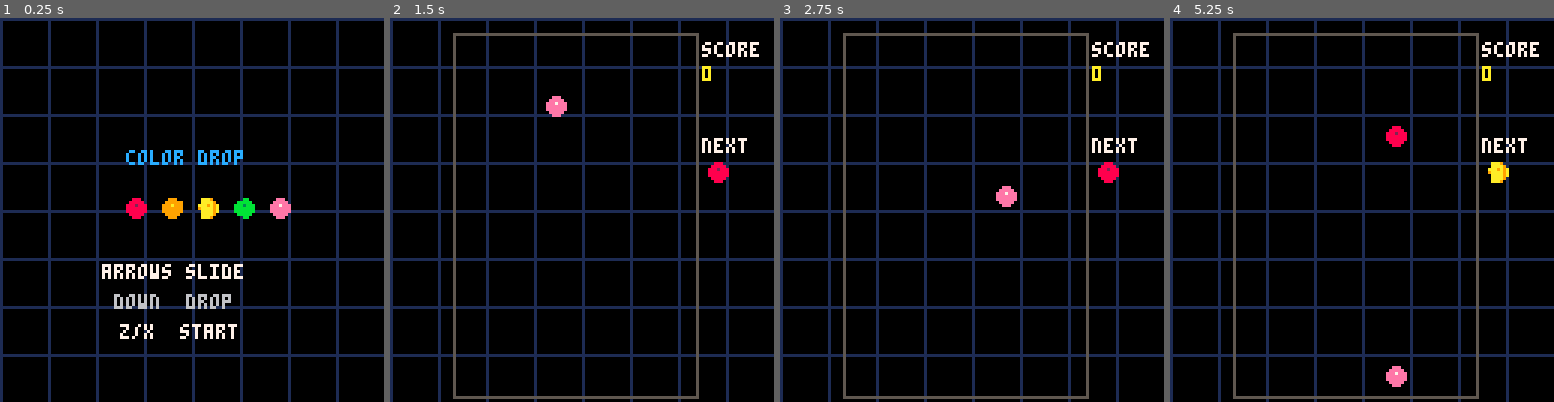
Above: before the commit, frames 1-4 (left to right).
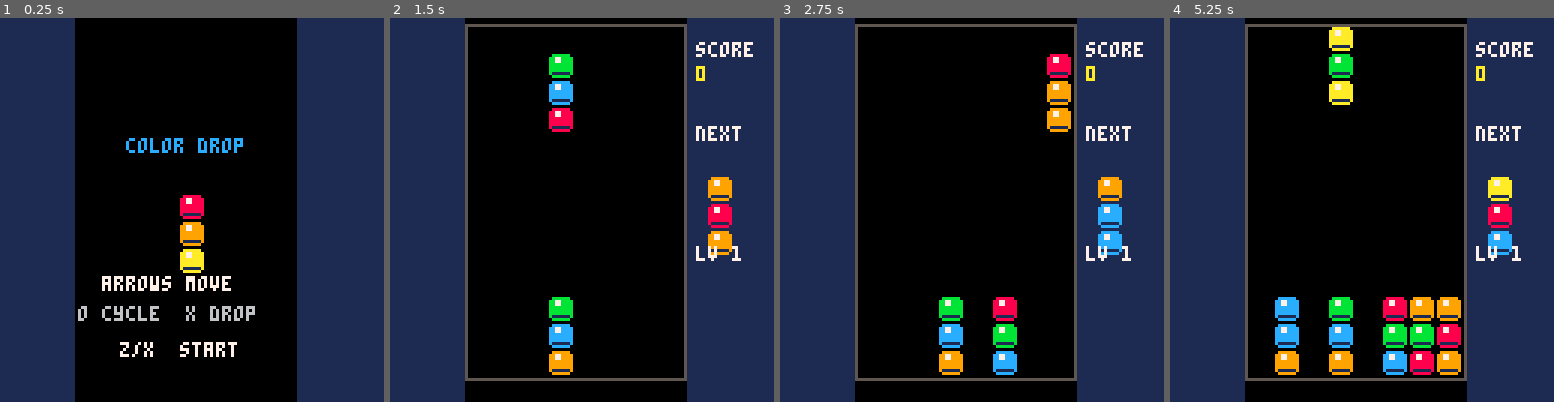
Above: after the commit, the same moments.

Repository: monteslu/romdev
Game: PICO-8 cartridge packages/romdevtools/examples/pico8/templates/puzzle.p8
Two runs of this game, one before a commit and one after it. Both use one fixed random seed, a clock stepped at 60 frames per second and the inputs below.
Inputs:
- Up to frame 1 (0.25 s): no input
- Up to frame 2 (1.5 s): tap X (X key) at 0.33, 1.07 s; tap O (Z key) at 0.7 s
- Up to frame 3 (2.75 s): hold Right 1.6-2.1 s; tap O (Z key) at 1.7, 2.1, 2.5 s; tap X (X key) at 1.85 s; hold Up 2.15-2.42 s; hold Right from 2.47 s (still down)
- Up to frame 4 (5.25 s): tap O (Z key) every 0.4 s from 2.9 to 4.9 s; tap X (X key) at 2.97, 4.08, 5.2 s; release Right at 3.03 s; hold Left 3.08-3.58 s; hold Down 3.63-3.97 s; hold Right 4.02-4.68 s; hold Up 4.73-5.03 s; hold Left from 5.08 s (still down)

The runs differ from the first frame. In frame 1, 49% of the frame differs, in the area x 0-100%, y 0-100%; in frame 2, 50%; in frame 3, 51%; in frame 4, 54%.

Commit message:
0.87.1 — PICO-8: input-fix patch + finished the 5 genre examples
The critical fix: FAKE-08 swallowed the FIRST button press after a cart load
(the _clearInputOnResume guard returned unconditionally, so btnp never fired and
carts couldn't leave their title screen). Patch
(scripts/patches/fake08-romdev-input-resume-fix.patch) makes it fall through to
deliver that frame's real input; wired into build-fake08.sh alongside the memory
patch, both declared in versions.json.

The 5 genre example carts are now genuinely complete + play-tested in the window:
correct sprite-sheet alignment (128-char gfx rows), readable pixel art, the real
Columns-style 3-jewel puzzle mechanic, solid platformer collision (crossing test,
no tunneling), and looping title music (public-domain melodies — Ode to Joy,
Mountain King, etc. — transcribed to correct PICO-8 sfx note data, with music(-1)
going quiet + SFX-only during gameplay). Also gitignore the playtest-autosave junk.

Diff:
--- a/packages/romdevtools/examples/pico8/templates/platformer.p8
+++ b/packages/romdevtools/examples/pico8/templates/platformer.p8
@@ -11,6 +11,7 @@
 function _init()
  best=99
  state="title"
+ boot=0
  build_level()
  reset_player()
  music(0)
@@ -40,15 +41,30 @@
  return false
 end
 
+-- the top Y of a platform the feet CROSS this step: feet were at/above the top (oldy)
+-- and reach at/below it (newy). returns the highest such top, or nil. this catch-the-
+-- crossing test is what stops fast falls from tunneling straight through a platform.
+function ground_top(x,oldy,newy)
+ local best=nil
+ for s in all(solids) do
+  local top=s[2]
+  if x>=s[1] and x<s[1]+s[3] and oldy<=top+1 and newy>=top then
+   if best==nil or top<best then best=top end
+  end
+ end
+ return best
+end
+
 function _update()
  t+=1
  for c in all(coins) do c.f+=.2 end
  if state=="title" then
-  if btnp(4) or btnp(5) then state="play" build_level() reset_player() music(1) end
+  boot+=1
+  if boot>10 and (btnp(4) or btnp(5)) then state="play" build_level() reset_player() music(-1) end
   return
  end
  if state=="win" then
-  if btnp(4) or btnp(5) then state="title" music(0) end
+  if btnp(4) or btnp(5) then state="title" end
   return
  end
 
@@ -61,15 +77,24 @@
  if (btn(4) or btn(2)) and p.grounded then p.dy=-4.2 p.grounded=false sfx(0) end
  p.dy=min(p.dy+.3,4)
 
+ -- horizontal move (block at body height)
  local nx=p.x+p.dx
  if not solid_at(nx+(p.dx>0 and 3 or -3),p.y-3) then p.x=nx end
+
+ -- vertical move. p.y = the FEET. land exactly on a platform's top edge.
  local ny=p.y+p.dy
- if p.dy>0 then
-  if solid_at(p.x,ny) or solid_at(p.x-2,ny) or solid_at(p.x+2,ny) then
-   p.dy=0 p.grounded=true p.y=flr(ny/2)*2
-  else p.y=ny p.grounded=false end
+ if p.dy>=0 then
+  -- falling: if the feet CROSS a platform top this step, snap onto it (no tunneling).
+  local gt=ground_top(p.x,p.y,ny)
+  if gt~=nil then
+   p.y=gt p.dy=0 p.grounded=true
+  else
+   p.y=ny p.grounded=false
+  end
  else
-  if not solid_at(p.x,ny-7) then p.y=ny else p.dy=0 end
+  -- rising: bonk head on a ceiling
+  if solid_at(p.x,ny-7) then p.dy=0 else p.y=ny end
+  p.grounded=false
  end
  p.x=mid(4,p.x,124)
  if p.y>140 then reset_player() sfx(3) end
@@ -120,14 +145,14 @@
 end
 
 __gfx__
-000000000009900000099000000990000000000000eee00000eee00000eee00000eee000000660000000000000000000000000000000000000000000000000000
-0000000000099000000990000009900000000000000e0000000e0000000e0000000e0000000666600000000000000000000000000000000000000000000000000
-0000000000099000000990000ee9900000000000000e0000000e0000000e0000000e0000000600000000000000000000000000000000000000000000000000000
-00000000009999000099990000999900000000000eeeee000eeeee000eeeee000eeeee00000600000000000000000000000000000000000000000000000000000
-0000000000c99c0000c99c000c9999000000000000e7e7000e7e7000e7e7000e7e7e00000060000000000000000000000000000000000000000000000000000000
-0000000000c00c00000cc000c000000c0000000000eeeee000eeeee000eeeee000eeeee00006000000000000000000000000000000000000000000000000000000
-0000000000900900009009000090090000000000000e0e00000e0e00000e0e00000e0e0000060000000000000000000000000000000000000000000000000000000
-00000000090009000900090009000900000000000000000000000000000000000000000000060000000000000000000000000000000000000000000000000000000
+0000000000fff00000fff00080fff0080000000000aaaa00000aa0000000a000000aa00000066000066000000000000000000000000000000000000000000000
+0000000000fff00000fff00008fff880000000000a9779a000a99a00000a9a0000a99a0000066660066600000000000000000000000000000000000000000000
+0000000000f4f00000f4f00000f4f00000000000a977779a0a9779a0000a9a000a9779a000060000066660000000000000000000000000000000000000000000
+0000000008888000088880000088880000000000a977779a0a9779a0000a9a000a9779a000060000066600000000000000000000000000000000000000000000
+0000000008888000088880000088880000000000a999999a0a9999a0000a9a000a9999a000600000066000000000000000000000000000000000000000000000
+0000000008880000088800000008800000000000a999999a0a9999a0000a9a000a9999a000060000060000000000000000000000000000000000000000000000
+00000000008008000088000000800800000000000a9999a000a99a00000a9a0000a99a0000060000060000000000000000000000000000000000000000000000
+0000000000b00b00000bb00000b00b000000000000aaaa00000aa0000000a000000aa00000060000060000000000000000000000000000000000000000000000
 
 
 
--- a/packages/romdevtools/examples/pico8/templates/puzzle.p8
+++ b/packages/romdevtools/examples/pico8/templates/puzzle.p8
@@ -1,132 +1,220 @@
 pico-8 cartridge // http://www.pico-8.com
 version 18
 __lua__
--- color drop — a falling-block puzzle scaffold
--- genre example for romdev/pico8. real faceted gem sprites (see __gfx__),
--- looping music, match-3 line clears with a flash + gravity settle,
--- soft/hard drop, score + combo, next-gem preview. fork it.
-
-cols=8 rows=12 cell=10 ox=22 oy=6
+-- color drop — a falling-column match puzzle (Columns-style) scaffold
+-- genre example for romdev/pico8. THE GAME: a vertical column of 3 jewels
+-- falls into an 8-wide well. move left/right, soft-drop (down), hard-drop
+-- (x), and CYCLE the 3 colors (o). match 3+ of one color horizontally,
+-- vertically, or DIAGONALLY to clear; gravity pulls survivors down, which
+-- can CASCADE into more clears. fork it and reshape one thing at a time.
+
+cols=8 rows=13 cell=9 ox=26 oy=3
+ncol=5  -- jewel colors 1..5
+-- well fits the 128px screen: oy + rows*cell = 3 + 117 = 120 (bottom row fully visible).
 
 function _init()
  hi=0
  state="title"
+ boot=0
  reset_game()
+
  music(0)
 end
 
 function reset_game()
  grid={}
  for y=1,rows do grid[y]={} for x=1,cols do grid[y][x]=0 end end
- score=0 combo=0 fall=0 t=0 flash={}
- nxt=flr(rnd(5))+1
+ score=0 chain=0 level=1 cleared=0
+ fall=0 t=0
+ flashing=nil  -- {cells=..,ttl=..} during a clear
+ nextp=randcol3()
  spawn_piece()
 end
 
+function randcol3()
+ return {flr(rnd(ncol))+1,flr(rnd(ncol))+1,flr(rnd(ncol))+1}
+end
+
+-- the falling column: 3 colors top->bottom at (px, py=top cell)
 function spawn_piece()
- piece={x=flr(cols/2),y=1,c=nxt}
- nxt=flr(rnd(5))+1
- if grid[1][piece.x]~=0 then state="over" hi=max(hi,score) music(-1) end
+ pcol=nextp
+ nextp=randcol3()
+ px=flr(cols/2) py=1
+ -- game over if the top cells are blocked
+ if grid[1][px]~=0 or grid[2][px]~=0 or grid[3][px]~=0 then
+  hi=max(hi,score) state="over"
+ end
+end
+
+function can_be(x,y)
+ -- can the 3-tall column sit with its TOP cell at (x,y)?
+ for i=0,2 do
+  local cy=y+i
+  if cy>rows then return false end
+  if cy>=1 and grid[cy][x]~=0 then return false end
+ end
+ return true
 end
 
 function _update()
  t+=1
- if #flash>0 then
-  flash[1].ttl-=1
-  if flash[1].ttl<=0 then apply_clear(flash[1]) del(flash,flash[1]) end
-  return
- end
+
+ -- resolve an in-progress clear (flash then remove + cascade)
+ if flashing then
+  flashing.ttl-=1
+  if flashing.ttl<=0 then
+   for c in all(flashing.cells) do grid[c.y][c.x]=0 end
+   collapse()
+   local m=find_matches()
+   if #m>0 then chain+=1 start_clear(m)
+   else chain=0 flashing=nil spawn_piece() end
+  end
+  return
+ end
+
  if state=="title" then
-  if btnp(4) or btnp(5) then state="play" reset_game() music(1) end
+  boot+=1
+  if boot>10 and (btnp(4) or btnp(5)) then state="play" reset_game() music(-1) end
   return
  end
  if state=="over" then
-  if btnp(4) or btnp(5) then state="title" music(0) end
-  return
- end
-
- if btnp(0) and piece.x>1 and grid[piece.y][piece.x-1]==0 then piece.x-=1 sfx(2) end
- if btnp(1) and piece.x<cols and grid[piece.y][piece.x+1]==0 then piece.x+=1 sfx(2) end
-
- local speed=(btn(3) or btn(4)) and 2 or 22
+  if btnp(4) or btnp(5) then state="title" end
+  return
+ end
+
+ -- move — snappy custom repeat (move on press, then again every 4 frames while held)
+ -- so a hold slides smoothly instead of pico-8's slow 15-frame btnp repeat.
+ hold_l = btn(0) and (hold_l or 0)+1 or 0
+ hold_r = btn(1) and (hold_r or 0)+1 or 0
+ if (hold_l==1 or (hold_l>4 and hold_l%3==0)) and px>1 and can_be(px-1,py) then px-=1 sfx(2) end
+ if (hold_r==1 or (hold_r>4 and hold_r%3==0)) and px<cols and can_be(px+1,py) then px+=1 sfx(2) end
+ -- cycle colors (o = btn4): rotate the 3-jewel column
+ if btnp(4) then
+  pcol={pcol[3],pcol[1],pcol[2]} sfx(3)
+ end
+ -- hard drop (x = btn5)
+ if btnp(5) then
+  while can_be(px,py+1) do py+=1 end
+  lock_piece() return
+ end
+
+ -- gravity (soft-drop on down)
+ local speed=btn(3) and 2 or max(6,26-level*2)
  fall+=1
  if fall>=speed then
   fall=0
-  local ny=piece.y+1
-  if ny>rows or grid[ny][piece.x]~=0 then
-   grid[piece.y][piece.x]=piece.c sfx(0)
-   scan_matches() spawn_piece()
-  else piece.y=ny end
- end
-end
-
-function scan_matches()
- local hits={}
- for y=1,rows do
-  local run=1
-  for x=2,cols+1 do
-   if x<=cols and grid[y][x]~=0 and grid[y][x]==grid[y][x-1] then run+=1
-   else
-    if run>=3 then for k=x-run,x-1 do add(hits,{x=k,y=y}) end end
-    run=1
+  if can_be(px,py+1) then py+=1
+  else lock_piece() end
+ end
+end
+
+function lock_piece()
+ for i=0,2 do
+  local cy=py+i
+  if cy>=1 and cy<=rows then grid[cy][px]=pcol[i+1] end
+ end
+ sfx(0)
+ local m=find_matches()
+ if #m>0 then chain=1 start_clear(m)
+ else spawn_piece() end
+end
+
+function start_clear(cells)
+ flashing={cells=cells,ttl=12}
+ score+=#cells*10*chain
+ cleared+=#cells
+ level=1+flr(cleared/20)
+ sfx(1)
+end
+
+-- scan H, V, and both diagonals for runs of 3+ same color.
+-- returns a list of {x,y} cells to clear (deduped).
+local dirs={{1,0},{0,1},{1,1},{1,-1}}
+function find_matches()
+ local hit={}  -- key "x,y" -> {x,y}
+ for y=1,rows do for x=1,cols do
+  local c=grid[y][x]
+  if c~=0 then
+   for d in all(dirs) do
+    -- only start a run at its beginning (no same-color cell behind us)
+    local bx,by=x-d[1],y-d[2]
+    local prev = (bx>=1 and bx<=cols and by>=1 and by<=rows) and grid[by][bx] or -1
+    if prev~=c then
+     local run={}
+     local cx,cy=x,y
+     while cx>=1 and cx<=cols and cy>=1 and cy<=rows and grid[cy][cx]==c do
+      add(run,{x=cx,y=cy}) cx+=d[1] cy+=d[2]
+     end
+     if #run>=3 then for r in all(run) do hit[r.x..","..r.y]={x=r.x,y=r.y} end end
+    end
    end
   end
- end
- if #hits>0 then add(flash,{cells=hits,ttl=10}) sfx(1) end
-end
-
-function apply_clear(fl)
- combo+=1
- score+=#fl.cells*10*combo
- for c in all(fl.cells) do grid[c.y][c.x]=0 end
- -- gravity settle
+ end end
+ local out={} for _,v in pairs(hit) do add(out,v) end
+ return out
+end
+
+-- gravity: drop every column's survivors to the bottom
+function collapse()
  for x=1,cols do
   local w=rows
   for y=rows,1,-1 do
-   if grid[y][x]~=0 then grid[w][x]=grid[y][x] if w~=y then grid[y][x]=0 end w-=1 end
-  end
- end
- scan_matches()
- if #flash==0 then combo=0 end
-end
-
-function drawgem(gx,gy,c,big)
- spr(c,gx,gy)
+   if grid[y][x]~=0 then
+    grid[w][x]=grid[y][x] if w~=y then grid[y][x]=0 end w-=1
+   end
+  end
+ end
+end
+
+-- ── draw ──
+gemcol={8,9,10,11,12}
+function drawgem(gx,gy,c)
+ local base=gemcol[c] or 8
+ rectfill(gx+1,gy,gx+6,gy+7,base)
+ rectfill(gx,gy+1,gx+7,gy+6,base)
+ rectfill(gx+2,gy+1,gx+3,gy+2,7)   -- sparkle
+ line(gx+1,gy+6,gx+6,gy+6,1)       -- shadow
 end
 
 function _draw()
- cls(1)
- rectfill(0,0,127,127,0)
- -- subtle backdrop grid glow
- for i=0,127,16 do line(i,0,i,127,1) line(0,i,127,i,1) end
+ cls(0)
+ rectfill(0,0,ox-2,127,1)
+ rectfill(ox+cols*cell+1,0,127,127,1)
 
  if state=="title" then
-  print("color drop",42,44,12)
-  for i=1,5 do spr(i,30+i*12,60) end
-  print("arrows slide",34,82,7)
-  print("down  drop",38,92,6)
-  print("z/x  start",40,102,7)
+  print("color drop",42,40,12)
+  -- show a sample 3-jewel column
+  for i=1,3 do drawgem(60,50+i*9,i) end
+  print("arrows move",34,86,7)
+  print("o cycle  x drop",26,96,6)
+  print("z/x  start",40,108,7)
   return
  end
 
  rect(ox-1,oy-1,ox+cols*cell,oy+rows*cell,5)
+ -- placed gems
  for y=1,rows do for x=1,cols do
   if grid[y][x]~=0 then drawgem(ox+(x-1)*cell,oy+(y-1)*cell,grid[y][x]) end
  end end
- -- flash clears
- for fl in all(flash) do
-  for c in all(fl.cells) do
+ -- flashing clears
+ if flashing then
+  for c in all(flashing.cells) do
    if t%4<2 then rectfill(ox+(c.x-1)*cell,oy+(c.y-1)*cell,ox+(c.x-1)*cell+8,oy+(c.y-1)*cell+8,7) end
   end
- end
- if state=="play" and #flash==0 then
-  drawgem(ox+(piece.x-1)*cell,oy+(piece.y-1)*cell,piece.c)
- end
-
- -- side panel
- print("score",104,8,7) print(score,104,16,10)
- print("next",104,40,7) spr(nxt,106,48)
- if combo>1 then print("x"..combo,104,66,8) end
+ elseif state=="play" then
+  -- the falling 3-jewel column
+  for i=0,2 do
+   local cy=py+i
+   if cy>=1 then drawgem(ox+(px-1)*cell,oy+(cy-1)*cell,pcol[i+1]) end
+  end
+ end
+
+ -- panel
+ print("score",102,8,7) print(score,102,16,10)
+ print("next",102,36,7)
+ for i=1,3 do drawgem(106,44+i*9,nextp[i]) end
+ print("lv "..level,102,76,7)
+ if chain>1 then print("x"..chain,102,88,8) end
 
  if state=="over" then
   rectfill(18,52,110,76,0) rect(18,52,110,76,8)
@@ -136,18 +224,17 @@
 end
 
 __gfx__
-0000000000888000009990000aaa9000000bb00000eee0000000000000000000000000000000000000000000000000000000000000000000000000000000000000
-0000000008888800099999900aaaa9000bbbbb000eeeee0000000000000000000000000000000000000000000000000000000000000000000000000000000000000
-0000000088828880999a9990aaa9a9a0bbb3bbb0eee7eee000000000000000000000000000000000000000000000000000000000000000000000000000000000000
-0000000088888880999999909aaaa9a0bbbbbbb0eeeeeee000000000000000000000000000000000000000000000000000000000000000000000000000000000000
-0000000088888880999999900aaaa9a0bbbbbbb0eeeeeee000000000000000000000000000000000000000000000000000000000000000000000000000000000000
-0000000008888800099999000aaaa9000bbbbb000eeeee0000000000000000000000000000000000000000000000000000000000000000000000000000000000000
-0000000000888000009990000aaa9000000bb00000eee0000000000000000000000000000000000000000000000000000000000000000000000000000000000000
-0000000000000000000000000000000000000000000000000000000000000000000000000000000000000000000000000000000000000000000000000000000000
-…(7 lines of a section not shown)…
+00000000000000000000000000000000000000000000000000000000000000000000000000000000000000000000000000000000000000000000000000000000
+…(13 lines of a section not shown)…
--- a/packages/romdevtools/examples/pico8/templates/racing.p8
+++ b/packages/romdevtools/examples/pico8/templates/racing.p8
@@ -9,8 +9,10 @@
 function _init()
  best=0
  state="title"
+ boot=0
  reset_run()
  music(0)
+
 end
 
 function reset_run()
@@ -25,11 +27,12 @@
  road=(road+speed)%16
  if shake>0 then shake-=1 end
  if state=="title" then
-  if btnp(4) or btnp(5) then state="play" reset_run() music(1) end
+  boot+=1
+  if boot>10 and (btnp(4) or btnp(5)) then state="play" reset_run() music(-1) end
   return
  end
  if state=="over" then
-  if btnp(4) or btnp(5) then state="title" music(0) end
+  if btnp(4) or btnp(5) then state="title" end
   return
  end
 
@@ -49,7 +52,7 @@
   r.y+=speed
   if r.y>140 then del(rivals,r) end
   if r.lane==car.lane and abs(r.y-104)<13 then
-   sfx(2) shake=12 best=max(best,flr(dist/10)) state="over" music(-1)
+   sfx(2) shake=12 best=max(best,flr(dist/10)) state="over"
   end
  end
 end
@@ -96,14 +99,14 @@
 end
 
 __gfx__
-000000000008800000099000000aa000000ee00000000000000000000000000000000000000000000000000000000000000000000000000000000000000000000
-0000000000888800009999000aaaaa000eeeee00000000000000000000000000000000000000000000000000000000000000000000000000000000000000000000
-0000000008777780097777900a7777a00e7777e0000000000000000000000000000000000000000000000000000000000000000000000000000000000000000000
-0000000008888880099999900aaaaaa00eeeeee0000000000000000000000000000000000000000000000000000000000000000000000000000000000000000000
-0000000008888880099999900aaaaaa00eeeeee0000000000000000000000000000000000000000000000000000000000000000000000000000000000000000000
-0000000008777780097777900a7777a00e7777e0000000000000000000000000000000000000000000000000000000000000000000000000000000000000000000
-000000000088880000999900000aa000000ee0000000000000000000000000000000000000000000000000000000000000000000000000000000000000000000000
-000000000080080000900900000aa000000ee0000000000000000000000000000000000000000000000000000000000000000000000000000000000000000000000
+000000000008800000099000000aa000000ee0000000000000000000000000000000000000000000000000000000000000000000000000000000000000000000
+0000000000888800009999000aaaaa000eeeee000000000000000000000000000000000000000000000000000000000000000000000000000000000000000000
+0000000008777780097777900a7777a00e7777e00000000000000000000000000000000000000000000000000000000000000000000000000000000000000000
+0000000008888880099999900aaaaaa00eeeeee00000000000000000000000000000000000000000000000000000000000000000000000000000000000000000
+0000000008888880099999900aaaaaa00eeeeee00000000000000000000000000000000000000000000000000000000000000000000000000000000000000000
+0000000008777780097777900a7777a00e7777e00000000000000000000000000000000000000000000000000000000000000000000000000000000000000000
+000000000088880000999900000aa000000ee0000000000000000000000000000000000000000000000000000000000000000000000000000000000000000000
+000000000080080000900900000aa000000ee0000000000000000000000000000000000000000000000000000000000000000000000000000000000000000000
 
 
 
--- a/packages/romdevtools/examples/pico8/templates/shmup.p8
+++ b/packages/romdevtools/examples/pico8/templates/shmup.p8
@@ -14,7 +14,9 @@
  hi=0
  make_stars()
  state="title"
+ boot=0
  reset_game()
+
  music(0)
 end
 
@@ -39,11 +41,12 @@
  for s in all(stars) do s.y+=s.s if s.y>128 then s.y=0 s.x=rnd(128) end end
 
  if state=="title" then
-  if btnp(4) or btnp(5) then state="play" reset_game() music(1) end
+  boot+=1
+  if boot>10 and (btnp(4) or btnp(5)) then state="play" reset_game() music(-1) end
   return
  end
  if state=="over" then
-  if btnp(4) or btnp(5) then state="title" music(0) end
+  if btnp(4) or btnp(5) then state="title" end
   return
  end
 
@@ -99,7 +102,7 @@
  add(boom,{x=player.x,y=player.y,f=0})
  player.inv=60
  if lives<=0 then
-  hi=max(hi,score) state="over" music(-1)
+  hi=max(hi,score) state="over"
  end
 end
 
@@ -139,14 +142,14 @@
 end
 
 __gfx__
-00000000000c000000000c00000aa00000088000008888000000000000000000000000000000000000000000000000000000000000000000000000000000000
+00000000000c000000000c00000aa000000880000088880000000000000000000000000000000000000000000000000000000000000000000000000000000000
 0000000000ccc00000ccc0000aaaa000008888000899998000000000000000000000000000000000000000000000000000000000000000000000000000000000
 0070070000ccc00000ccc0000a00a000088888000988889000000000000000000000000000000000000000000000000000000000000000000000000000000000
 000770000cccccc00cc7cc00aa00aa008899988089aaaa9800000000000000000000000000000000000000000000000000000000000000000000000000000000
 000770000c7cc7c00c7cc7c0a0a00a0a0899998008aaaa8000000000000000000000000000000000000000000000000000000000000000000000000000000000
 0070070000c00c0000cccc00a000000a088888000899998000000000000000000000000000000000000000000000000000000000000000000000000000000000
-00000000000000000090900000a00a000088880000899800000000000000000000000000000000000000000000000000000000000000000000000000000000000
-0000000000000000009000000000000000088000000880000000000000000000000000000000000000000000000000000000000000000000000000000000000000
+00000000000000000090900000a00a00008888000089980000000000000000000000000000000000000000000000000000000000000000000000000000000000
+00000000000000000090000000000000000880000008800000000000000000000000000000000000000000000000000000000000000000000000000000000000
 
 
 
--- a/packages/romdevtools/examples/pico8/templates/sports.p8
+++ b/packages/romdevtools/examples/pico8/templates/sports.p8
@@ -8,8 +8,10 @@
 
 function _init()
  state="title"
+ boot=0
  ai=true
  reset_match()
+
  music(0)
 end
 
@@ -28,12 +30,13 @@
 
 function _update()
  if state=="title" then
+  boot+=1
   if btnp(2) or btnp(3) then ai=not ai sfx(3) end
-  if btnp(4) or btnp(5) then state="play" reset_match() music(1) end
+  if boot>10 and (btnp(4) or btnp(5)) then state="play" reset_match() music(-1) end
   return
  end
  if state=="over" then
-  if btnp(4) or btnp(5) then state="title" music(0) end
+  if btnp(4) or btnp(5) then state="title" end
   return
  end
 
@@ -70,35 +73,41 @@
  sfx(2) rally=0
  if lp.score>=5 or rp.score>=5 then
   winner=lp.score>rp.score and "left" or "right"
-  state="over" music(-1)
+  state="over"
  else
   serve(pick_dir())
  end
 end
 
+-- a tall paddle bar (10 tall, 3 wide) with a lighter core so it reads clearly
+function paddle(x,y,col)
+ rectfill(x,y-9,x+2,y+9,col)
+ rectfill(x+1,y-8,x+1,y+8,7)  -- white core stripe
+end
+
 function _draw()
  cls(0)
- rectfill(0,0,127,127,1)
- rectfill(0,0,127,127,0)
+ -- dashed center net
  for y=2,124,8 do rectfill(63,y,64,y+4,5) end
 
  if state=="title" then
-  print("rally volley",38,40,12)
-  spr(2,20,58) spr(1,64,58) spr(3,100,58)
+  print("rally volley",38,36,12)
+  paddle(24,64,12) paddle(102,64,8)
+  rectfill(62,62,65,65,7)  -- ball
   print("mode: "..(ai and "1p vs cpu" or "2 player"),34,80,7)
   print("up/down  toggle",30,90,6)
   print("z/x  start",40,102,7)
   return
  end
 
- spr(2,2,lp.y-4)
- spr(3,120,rp.y-4)
- spr(1,ball.x-2,ball.y-2)
+ paddle(4,lp.y,12)      -- left paddle (blue, player 1)
+ paddle(121,rp.y,8)     -- right paddle (red, cpu/p2)
+ rectfill(ball.x-1,ball.y-1,ball.x+1,ball.y+1,7)  -- ball
 
  rectfill(0,0,127,8,0)
  print(lp.score,40,2,12)
  print(rp.score,84,2,8)
- if rally>2 then print("rally "..rally,50,2,10) end
+ if rally>2 then print("rally "..rally,52,2,10) end
 
  if state=="over" then
   rectfill(24,52,104,78,0) rect(24,52,104,78,11)
@@ -108,14 +117,14 @@
 end
 
 __gfx__
-0000000000cccc0000000000000000000000000000000000000000000000000000000000000000000000000000000000000000000000000000000000000000000
-000000000cccccc0000cc00000cc000000000000000000000000000000000000000000000000000000000000000000000000000000000000000000000000000000
-000000000c7777c000cccc00cccc0000000000000000000000000000000000000000000000000000000000000000000000000000000000000000000000000000000
-000000000c7777c000cccc00cccc0000000000000000000000000000000000000000000000000000000000000000000000000000000000000000000000000000000
-000000000c7777c000cccc00cccc0000000000000000000000000000000000000000000000000000000000000000000000000000000000000000000000000000000
-000000000cccccc000cccc00cccc0000000000000000000000000000000000000000000000000000000000000000000000000000000000000000000000000000000
-0000000000cccc00000cc00000cc000000000000000000000000000000000000000000000000000000000000000000000000000000000000000000000000000000
-0000000000000000000000000000000000000000000000000000000000000000000000000000000000000000000000000000000000000000000000000000000000
+0000000000cccc000000000000000000000000000000000000000000000000000000000000000000000000000000000000000000000000000000000000000000
+000000000cccccc0000cc00000cc0000000000000000000000000000000000000000000000000000000000000000000000000000000000000000000000000000
+000000000c7777c000cccc00cccc0000000000000000000000000000000000000000000000000000000000000000000000000000000000000000000000000000
+000000000c7777c000cccc00cccc0000000000000000000000000000000000000000000000000000000000000000000000000000000000000000000000000000
+000000000c7777c000cccc00cccc0000000000000000000000000000000000000000000000000000000000000000000000000000000000000000000000000000
+000000000cccccc000cccc00cccc0000000000000000000000000000000000000000000000000000000000000000000000000000000000000000000000000000
+0000000000cccc00000cc00000cc0000000000000000000000000000000000000000000000000000000000000000000000000000000000000000000000000000
+00000000000000000000000000000000000000000000000000000000000000000000000000000000000000000000000000000000000000000000000000000000
 
 
 
Not shown, changed: the music (__music__) section of packages/romdevtools/examples/pico8/templates/platformer.p8
Not shown, changed: the sound effects (__sfx__) section of packages/romdevtools/examples/pico8/templates/platformer.p8
Not shown, changed: the music (__music__) section of packages/romdevtools/examples/pico8/templates/puzzle.p8
Not shown, changed: the sound effects (__sfx__) section of packages/romdevtools/examples/pico8/templates/puzzle.p8
Not shown, changed: the music (__music__) section of packages/romdevtools/examples/pico8/templates/racing.p8
Not shown, changed: the sound effects (__sfx__) section of packages/romdevtools/examples/pico8/templates/racing.p8
Not shown, changed: the music (__music__) section of packages/romdevtools/examples/pico8/templates/shmup.p8
Not shown, changed: the sound effects (__sfx__) section of packages/romdevtools/examples/pico8/templates/shmup.p8
Not shown, changed: the music (__music__) section of packages/romdevtools/examples/pico8/templates/sports.p8
Not shown, changed: the sound effects (__sfx__) section of packages/romdevtools/examples/pico8/templates/sports.p8
Not shown, changed: .gitignore
Not shown, changed: package-lock.json
(and 4 more such lines)
